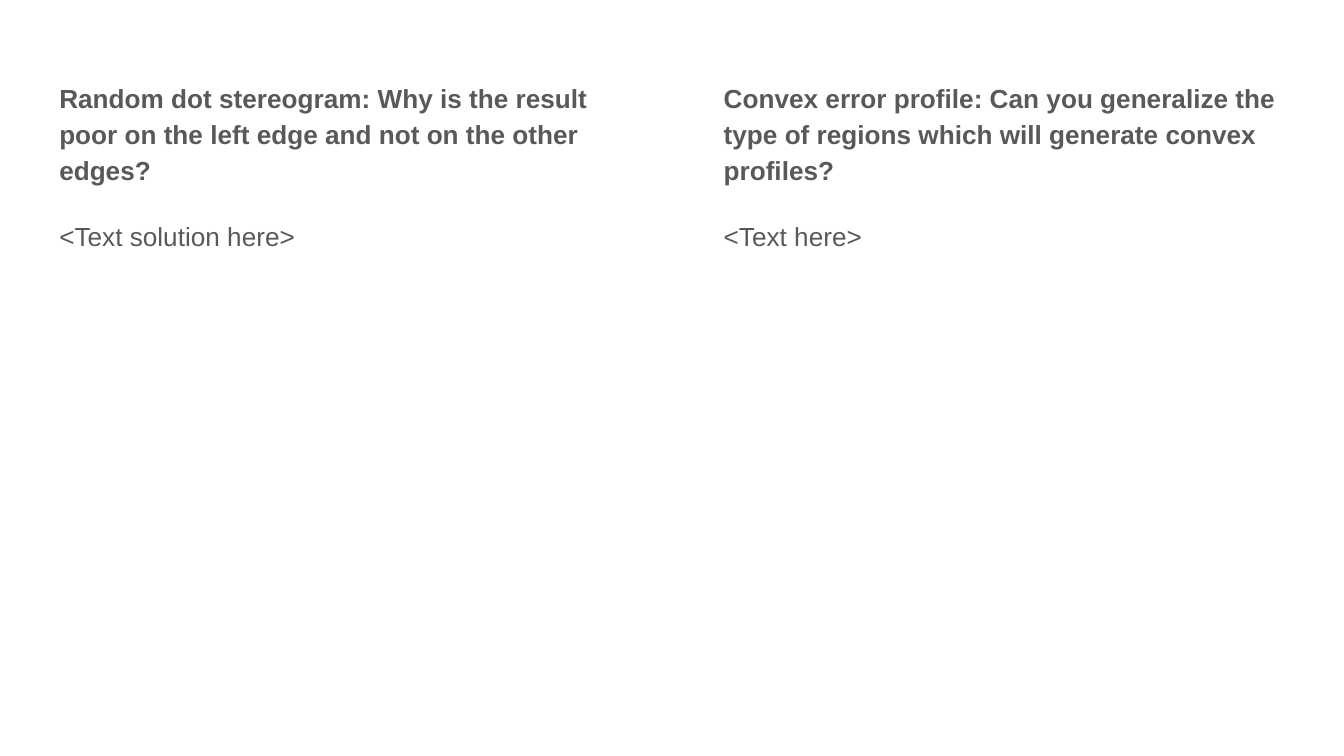
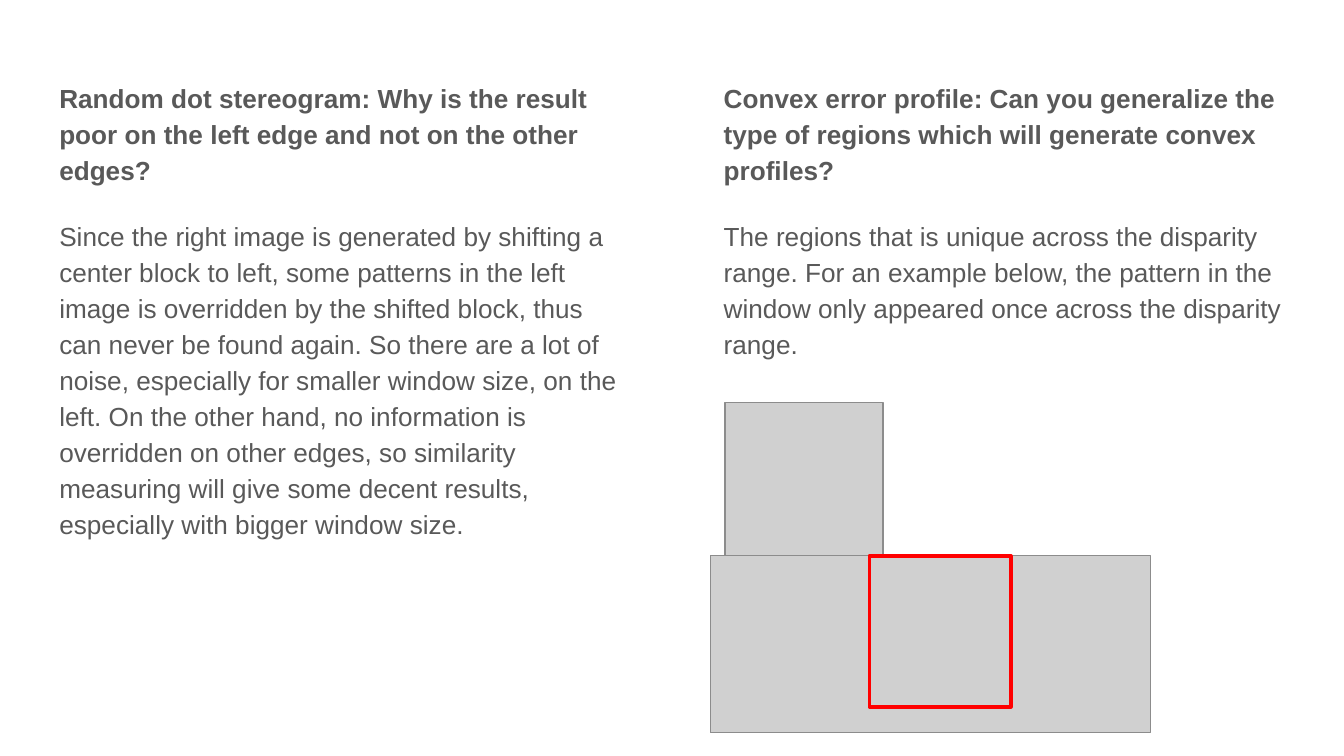
Before and after one commit to jielyugt/depth_estimation, a slide deck: slide 5 of proj4_template.pptx. Drawn at 1344x756 pixels with LibreOffice and Linux fonts; fonts in the diff are those of the drawing; grey boxes stand for pictures. Boxes give left, top, right and bottom in pixels: in the first picture for what was removed or moved away, otherwise in the second. Text is boxed around its words. In the diff, an @@ line names an element or a change of style, - is before the commit and + after.

```diff
--- a/proj4_template.pptx
+++ b/proj4_template.pptx
@@ text at bbox=[59, 227, 616, 540]: text changed @@
-<Text solution here>
+Since the right image is generated by shifting a center block to left, some patterns in the left image is overridden by the shifted block, thus can never be found again. So there are a lot of noise, especially for smaller window size, on the left. On the other hand, no information is overridden on other edges, so similarity measuring will give some decent results, especially with bigger window size.
@@ text at bbox=[724, 227, 1280, 360]: text changed @@
-<Text here>
+The regions that is unique across the disparity range. For an example below, the pattern in the window only appeared once across the disparity range.
@@ picture added at bbox=[724, 402, 883, 555] @@
@@ picture added at bbox=[710, 556, 1150, 734] @@
@@ rectangle added at bbox=[870, 556, 1011, 707], outline #FF0000 2 pt @@
```
Also in this commit, not shown: 13 other slides changed.
